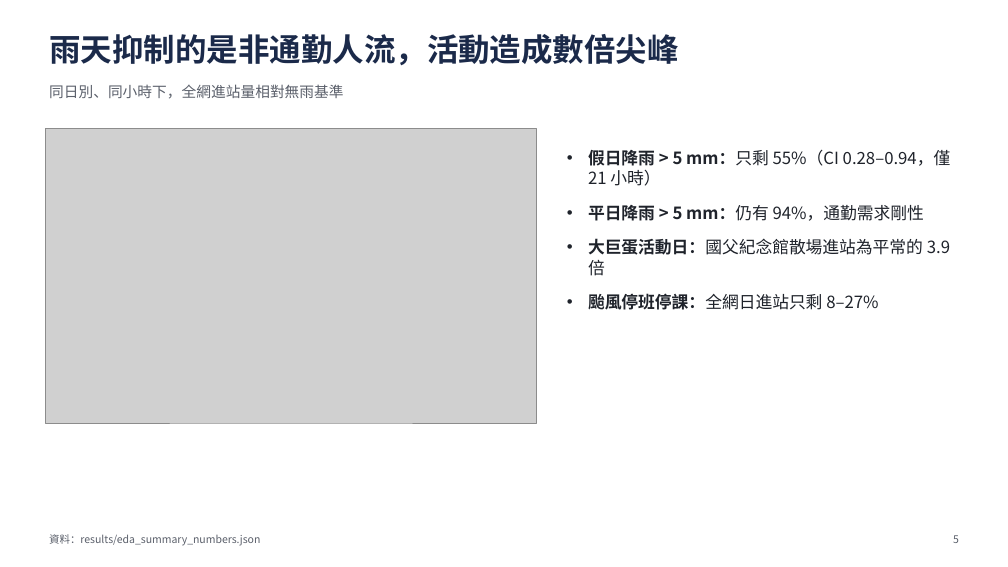
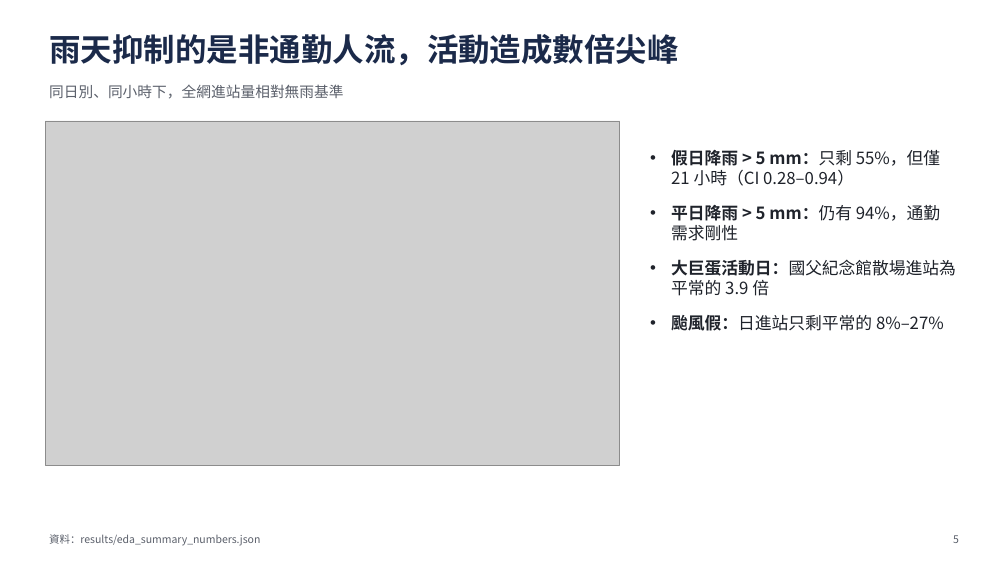
Before and after one commit to ChiJiun/taipei-mrt-crowd-forecast, a slide deck: slide 5 of report/slides.pptx. Drawn at 1008x567 pixels with LibreOffice and Linux fonts; fonts in the diff are those of the drawing; grey boxes stand for pictures. Boxes give left, top, right and bottom in pixels: in the first picture for what was removed or moved away, otherwise in the second. Text is boxed around its words. In the diff, an @@ line names an element or a change of style, - is before the commit and + after.

Commit message:
E: layout fixes - docx column widths and table page breaks; slide spacing, axis baseline, line breaks

```diff
--- a/report/slides.pptx
+++ b/report/slides.pptx
@@ picture: place and size @@
-picture at box(45, 129, 537, 423)
+picture at box(45, 121, 620, 466)
@@ text "假日降雨 > 5 mm：只剩 55%，但僅 ...": place and size @@
-text "假日降雨 > 5 mm：只剩 55%，但僅 ..." at box(588, 150, 951, 310)
+text "假日降雨 > 5 mm：只剩 55%，但僅 ..." at box(671, 150, 956, 331)
@@ text at box(671, 150, 940, 186): text changed @@
-• 假日降雨 > 5 mm：只剩 55%（CI 0.28–0.94，僅 21 小時）
+• 假日降雨 > 5 mm：只剩 55%，但僅 21 小時（CI 0.28–0.94）
@@ text at box(671, 315, 944, 331): text changed @@
-• 颱風停班停課：全網日進站只剩 8–27%
+• 颱風假：日進站只剩平常的 8%–27%
```
Also in this commit, not shown: 6 other slides changed, 4 other files.
